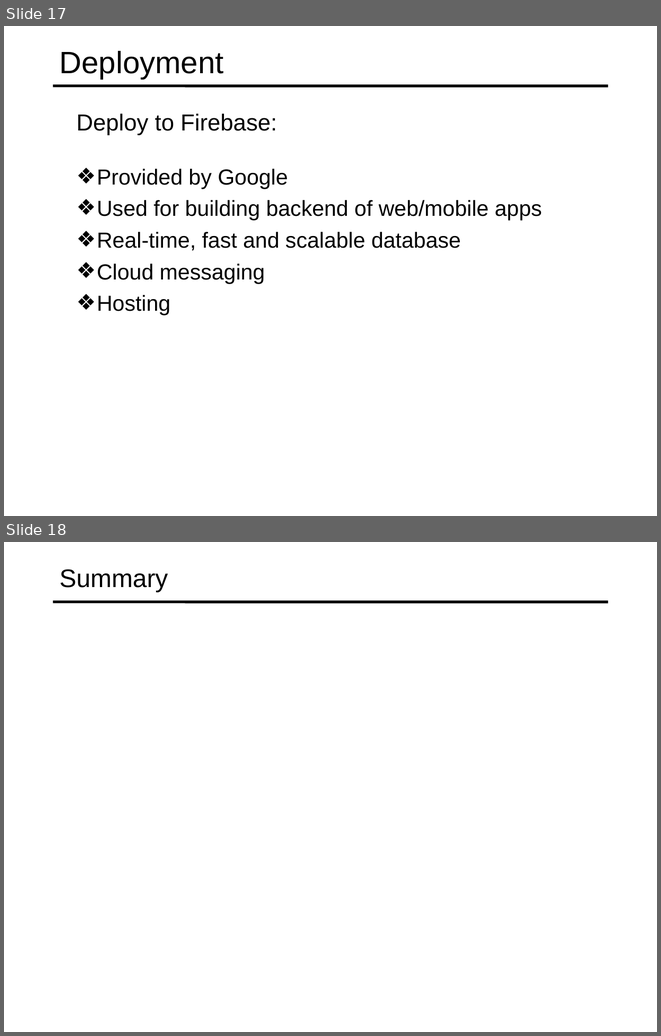
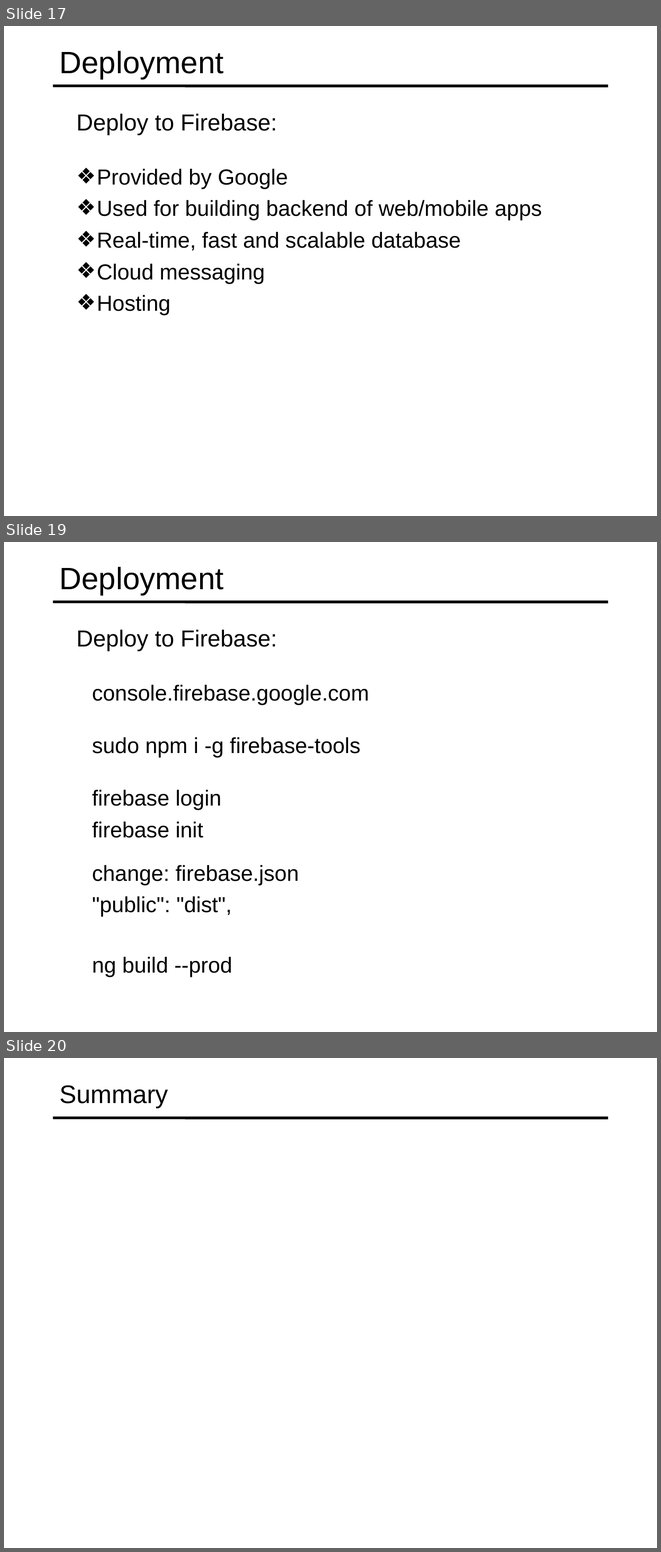
Before and after one commit to specter01wj/Jago_Link_Training, a slide deck: Angular/Angular7/Angular Advanced Course/Essentials/10.Deployment/L10_Deployment.ppt. Shown one above the other, each under a label of ours: slides 17 and 18 before the commit, slides 17, 19 and 20 after it; the slides between them are not shown. The pictures are 661x1036 and 661x1552 pixels, drawn with LibreOffice and Linux fonts; fonts in the diff are those of the drawing. Boxes give left, top, right and bottom in pixels: in the first picture for what was removed or moved away, otherwise in the second. Text is boxed around its words. In the diff, an @@ line names an element or a change of style, - is before the commit and + after.

```diff
--- a/Angular/Angular7/Angular Advanced Course/Essentials/10.Deployment/L10_Deployment.ppt
+++ b/Angular/Angular7/Angular Advanced Course/Essentials/10.Deployment/L10_Deployment.ppt
@@ slide 19 added at [4,542,657,1032], background #FFFFFF; not listed: 1 template element that a slide beside it also shows @@
@@ title added at [60,567,224,595], 34 pt, text #000000 @@
+Deployment
@@ text added at [77,629,277,651], 25.5 pt, text #000000 @@
+  Deploy to Firebase:
@@ text added at [92,685,369,705], 24 pt, text #000000 @@
+  console.firebase.google.com
@@ text added at [92,737,360,757], 24 pt, text #000000 @@
+  sudo npm i -g firebase-tools
@@ text added at [92,790,222,838], 24 pt, text #000000 @@
+  firebase login
+  firebase init
@@ text added at [92,865,299,917], 24 pt, text #000000 @@
+  change: firebase.json
+  "public": "dist",
@@ text added at [92,956,232,977], 24 pt, text #000000 @@
+  ng build --prod
@@ what was slide 18 is now slide 20 @@
```
Also in this commit, not shown: 1 other slide added, 1 other file.
